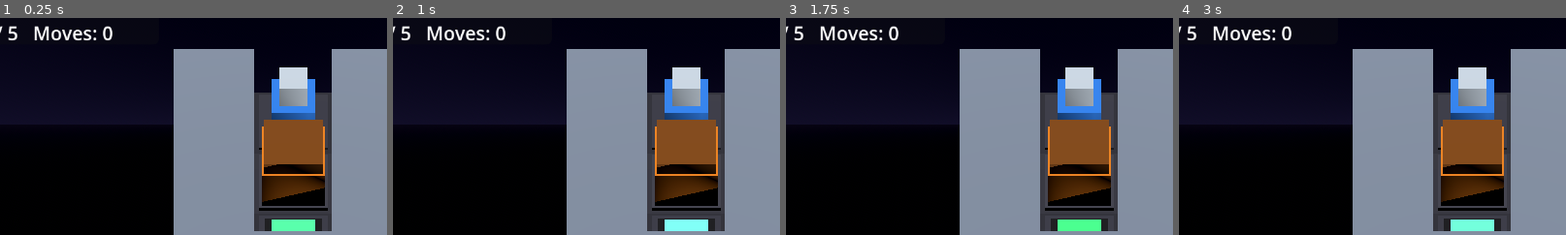
Above: before the commit, frames 1-4 (left to right).
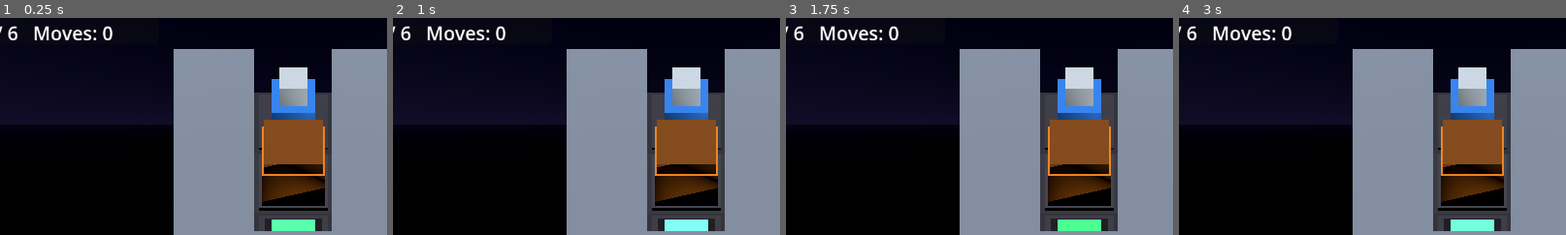
Above: after the commit, the same moments.

Repository: mk76work-design/Antigravity-Games
Game: Godot game, scene res://scenes/Main.tscn
Two runs of this game, one before a commit and one after it. Both use one fixed random seed, a clock stepped at 60 frames per second and the inputs below.
Inputs (mouse positions are % of the whole screen's width and height, from its top left):
- Up to frame 1 (0.25 s): no input
- Up to frame 2 (1 s): tap Enter at 0.5 s; move the mouse to (72, 45) at 0.52 s; hold Right (ui_right) from 0.53 s (still down); hold Shift from 0.53 s (still down); click (72, 45) at 0.67 s
- Up to frame 3 (1.75 s): release Right (ui_right) at 1.25 s; release Shift at 1.25 s; tap Space at 1.25 s; drag from (30, 55) to (45, 70) at 1.27 s
- Up to frame 4 (3 s): tap Enter at 2 s; move the mouse to (60, 28) at 2.02 s; hold Right (ui_right) 2.03-2.75 s; tap Ctrl at 2.1 s; tap Space at 2.75 s; drag from (45, 70) to (20, 35) at 2.77 s
The pictures show only the part of the screen within x 12-62%, y 4-54%; the shares and areas given below are measured in that part.

The runs differ from the first frame. In frame 1, less than 0.1% of the frame differs, in the area x 2-5%, y 3-11%; in frame 2, less than 0.1%; in frame 3, less than 0.1%; in frame 4, less than 0.1%.

Commit message:
Zero-G Cargo: 縦軸(高低差)ギミックを追加、実際の3D空間の動きを実装
座標系(Vector2i)は変更せず、各マスに「高さ(height)」属性を追加する形で
CargoBoardを拡張した。プレイヤーは隣接マスとの高さ差1以内なら昇り降り
でき、カーゴは同じ高さの床同士でしか押し出せない（段差を越えて押せ
ない）。既存5レベルは全マス高さ0のままなので挙動・検証済み手順に影響
なし。高低差を使った新レベル(Lv6)を追加し、Python製BFSソルバーにも
同じ高さ制約を反映して可解性を機械検証した。3D表示側は床タイルを実際
の高さでワールドY座標に配置し、高さの異なる床の境界に「ライザー」を
自動生成して段差を視覚的にも分かりやすくした。GUTテストを14/14に拡張
（高さルール専用テスト4件を追加）し、合成入力による全6レベルの統合
テストとXvfbスクリーンショットで段差の見た目・クリアまでを確認した。

Co-Authored-By: Claude Sonnet 5 <noreply@anthropic.com>
Claude-Session: https://claude.ai/code/session_01KNvKEFPUKfq7eSjuKoV6AZ

Diff:
--- a/ZeroGCargo/scripts/core/cargo_board.gd
+++ b/ZeroGCargo/scripts/core/cargo_board.gd
@@ -3,6 +3,8 @@
 
 ## 無重力貨物ステーションの盤面ロジック（Node非依存 / ヘッドレスGUTテスト対象）。
 ## 座標系: Vector2i(x, y) の x=列, y=行。UP は y-1（画面奥/上方向）とする。
+## 高さ（段差）を持つ床にも対応する: プレイヤーは1段差までなら昇り降りできるが、
+## カーゴは同じ高さの床同士でしか押し出せない（段差を越えて押せない）。
 
 const UP := Vector2i(0, -1)
 const DOWN := Vector2i(0, 1)
@@ -14,11 +16,13 @@
 var walls: Dictionary = {}
 var targets: Dictionary = {}
 var boxes: Dictionary = {}
+var heights: Dictionary = {}  # Vector2i -> int（未指定マスは高さ0）
 var player: Vector2i = Vector2i.ZERO
 
 
 ## レベルレイアウト（ASCII風文字列配列）からCargoBoardを構築する。
-## 記号: '#'=壁 '.'=床 '@'=プレイヤー初期位置 '$'=カーゴ '*'=目標パッド
+## 記号: '#'=壁 '.'=床(高さ0) '@'=プレイヤー初期位置 '$'=カーゴ '*'=目標パッド
+## '1'〜'9'=床（その数字の高さ）。カーゴ・目標パッド・プレイヤー初期位置は高さ0扱い。
 static func from_layout(layout: PackedStringArray) -> CargoBoard:
 	var board := CargoBoard.new()
 	board.height = layout.size()
@@ -27,7 +31,8 @@
 		board.width = max(board.width, row.length())
 		for col_index in row.length():
 			var pos := Vector2i(col_index, row_index)
-			match row[col_index]:
+			var ch: String = row[col_index]
+			match ch:
 				"#":
 					board.walls[pos] = true
 				"@":
@@ -36,6 +41,8 @@
 					board.boxes[pos] = true
 				"*":
 					board.targets[pos] = true
+			if ch.is_valid_int() and ch != "0":
+				board.heights[pos] = ch.to_int()
 	return board
 
 
@@ -49,6 +56,11 @@
 
 func is_target(pos: Vector2i) -> bool:
 	return targets.has(pos)
+
+
+## 指定マスの高さ（段差）。未指定なら0。
+func get_height(pos: Vector2i) -> int:
+	return heights.get(pos, 0)
 
 
 func get_player_position() -> Vector2i:
@@ -65,14 +77,20 @@
 
 ## direction には UP/DOWN/LEFT/RIGHT 定数を渡す。
 ## プレイヤーの移動（カーゴがあれば押し出しを試行）に成功した場合 true を返す。
-## 壁・盤面外・押し出し不能な場合は盤面を変更せず false を返す。
+## 壁・盤面外・押し出し不能・段差制約違反の場合は盤面を変更せず false を返す。
 func move(direction: Vector2i) -> bool:
 	var next_pos: Vector2i = player + direction
 	if is_wall(next_pos):
 		return false
+	# プレイヤーは1段差までなら昇り降りできる（それ以上の段差は通行不可）
+	if absi(get_height(next_pos) - get_height(player)) > 1:
+		return false
 	if is_box(next_pos):
 		var box_next_pos: Vector2i = next_pos + direction
 		if is_wall(box_next_pos) or is_box(box_next_pos):
+			return false
+		# カーゴは同じ高さの床同士でしか押し出せない（段差を越えて押せない）
+		if get_height(box_next_pos) != get_height(next_pos):
 			return false
 		boxes.erase(next_pos)
 		boxes[box_next_pos] = true
--- a/ZeroGCargo/scripts/core/level_data.gd
+++ b/ZeroGCargo/scripts/core/level_data.gd
@@ -3,7 +3,8 @@
 
 ## レベルレイアウトの定義（ASCII風の文字列配列）。
 ## 記号の意味:
-##   '#' 壁 / '.' 床 / '@' プレイヤー初期位置 / '$' カーゴ / '*' 目標パッド
+##   '#' 壁 / '.' 床(高さ0) / '@' プレイヤー初期位置 / '$' カーゴ / '*' 目標パッド
+##   '1'〜'9' 床（その数字の高さ、プレイヤーは1段差まで昇り降り可・カーゴは同じ高さでしか押せない）
 ##   カーゴが目標パッド上にある初期配置は表現しない（全レベル、カーゴは床上から開始する）
 ## 注意: Godot 4.3には行数の異なるネストした`const Array[PackedStringArray]`リテラルで
 ## メモリ破損を起こすエンジン側の不具合があるため、意図的に`const`ではなく`static var`にしている。
@@ -48,6 +49,14 @@
 		"#.***.#",
 		"#######",
 	],
+	# Lv6: 6x5, カーゴ1個（高低差ギミック。プレイヤーは高さ1の段差を渡って回り込む）
+	[
+		"######",
+		"#@.1.#",
+		"#.#.$#",
+		"#.#.*#",
+		"######",
+	],
 ]
 
 
--- a/ZeroGCargo/scripts/nodes/board_view_3d.gd
+++ b/ZeroGCargo/scripts/nodes/board_view_3d.gd
@@ -14,6 +14,8 @@
 const WALL_HEIGHT := 1.0
 const FLOOR_HEIGHT := 0.1
 const FLOOR_TOP := FLOOR_HEIGHT * 1.4  # ベース+インセットパネル分を含めた床の実際の高さ
+const HEIGHT_STEP := 0.4  # CargoBoardの高さ1段あたりのワールドY方向の距離
+const RISER_THICKNESS := 0.08
 const BOX_SIZE := 0.8
 const TARGET_SIZE := 0.55
 const TARGET_HEIGHT := 0.08
@@ -33,6 +35,7 @@
 const COLOR_BOX_ON_TARGET := Color(0.25, 0.85, 0.35)
 const COLOR_TARGET := Color(0.2, 0.75, 0.4)
 const COLOR_PLAYER := Color(0.2, 0.55, 1.0)
+const COLOR_RISER := Color(0.15, 0.15, 0.19)
 
 var _static_root: Node3D = null
 var _player_mesh: Node3D = null
@@ -59,24 +62,26 @@
 				var base_color: Color = COLOR_FLOOR_A if is_a else COLOR_FLOOR_B
 				var inset_color: Color = COLOR_FLOOR_A_INSET if is_a else COLOR_FLOOR_B_INSET
 				var floor_tile := PrimitiveShapes.make_floor(CELL_SIZE, FLOOR_HEIGHT, base_color, inset_color)
-				floor_tile.position = _grid_to_world(pos, 0.0)
+				floor_tile.position = _grid_to_world(pos, _elevation(board, pos))
 				_static_root.add_child(floor_tile)
 
+	_add_elevation_risers(board)
+
 	for target_pos in board.get_target_positions():
-		_add_target_marker(target_pos)
+		_add_target_marker(board, target_pos)
 
 	for box_pos in board.get_box_positions():
 		var color: Color = COLOR_BOX_ON_TARGET if board.is_target(box_pos) else COLOR_BOX
 		var built: Dictionary = PrimitiveShapes.make_cargo_crate(BOX_SIZE, color)
 		var root: Node3D = built["root"]
-		root.position = _grid_to_world(box_pos, FLOOR_TOP)
+		root.position = _grid_to_world(box_pos, FLOOR_TOP + _elevation(board, box_pos))
 		root.set_meta("primary_mesh", built["primary_mesh"])
 		add_child(root)
 		_box_meshes[box_pos] = root
 
 	_player_grid_pos = board.get_player_position()
 	_player_mesh = PrimitiveShapes.make_player_robot(PLAYER_SIZE, COLOR_PLAYER)
-	_player_mesh.position = _grid_to_world(_player_grid_pos, FLOOR_TOP)
+	_player_mesh.position = _grid_to_world(_player_grid_pos, FLOOR_TOP + _elevation(board, _player_grid_pos))
 	add_child(_player_mesh)
 
 
@@ -87,7 +92,7 @@
 		var delta: Vector2i = new_player_pos - _player_grid_pos
 		_player_mesh.look_at(_player_mesh.global_position + Vector3(delta.x, 0.0, delta.y), Vector3.UP)
 		_player_grid_pos = new_player_pos
-		_tween_to(_player_mesh, _grid_to_world(new_player_pos, FLOOR_TOP))
+		_tween_to(_player_mesh, _grid_to_world(new_player_pos, FLOOR_TOP + _elevation(board, new_player_pos)))
 
 	var new_box_positions: Array = board.get_box_positions()
 	var new_box_set: Dictionary = {}
@@ -107,7 +112,7 @@
 		var root: Node3D = _box_meshes[moved_from]
 		_box_meshes.erase(moved_from)
 		_box_meshes[moved_to] = root
-		_tween_box_move(root, _grid_to_world(moved_to, FLOOR_TOP))
+		_tween_box_move(root, _grid_to_world(moved_to, FLOOR_TOP + _elevation(board, moved_to)))
 		var landed_on_target: bool = board.is_target(moved_to)
 		_set_box_color(root, COLOR_BOX_ON_TARGET if landed_on_target else COLOR_BOX)
 		if landed_on_target:
@@ -155,12 +160,54 @@
 	return Vector3(pos.x * CELL_SIZE, height_y, pos.y * CELL_SIZE)
 
 
+## 指定マスの高さ（段差）をワールドY座標のオフセットに変換する。
+func _elevation(board: CargoBoard, pos: Vector2i) -> float:
+	return board.get_height(pos) * HEIGHT_STEP
+
+
+## 高さの異なる床が隣接する境界に、段差の側面を埋めるライザーを配置する。
+## 各セルはRIGHT/DOWNの2方向だけを調べることで、同じ境界を二重に処理しない。
+func _add_elevation_risers(board: CargoBoard) -> void:
+	for y in board.height:
+		for x in board.width:
+			var pos := Vector2i(x, y)
+			if board.is_wall(pos):
+				continue
+			_add_riser_if_needed(board, pos, Vector2i(1, 0))
+			_add_riser_if_needed(board, pos, Vector2i(0, 1))
+
+
+func _add_riser_if_needed(board: CargoBoard, pos: Vector2i, direction: Vector2i) -> void:
+	var neighbor: Vector2i = pos + direction
+	if neighbor.x < 0 or neighbor.x >= board.width or neighbor.y < 0 or neighbor.y >= board.height:
+		return
+	if board.is_wall(neighbor):
+		return
+	var elevation_a: float = _elevation(board, pos)
+	var elevation_b: float = _elevation(board, neighbor)
+	if is_equal_approx(elevation_a, elevation_b):
+		return
+
+	var low: float = min(elevation_a, elevation_b)
+	var high: float = max(elevation_a, elevation_b)
+	var edge_center: Vector3 = (_grid_to_world(pos, 0.0) + _grid_to_world(neighbor, 0.0)) * 0.5
+	edge_center.y = (low + high) * 0.5
+
+	var size: Vector3
+	if direction.x != 0:
+		size = Vector3(RISER_THICKNESS, high - low, CELL_SIZE)
+	else:
+		size = Vector3(CELL_SIZE, high - low, RISER_THICKNESS)
+
+	_static_root.add_child(PrimitiveShapes.make_box(size, COLOR_RISER, edge_center))
+
+
 ## 目標パッドを生成し、明るさをループで上下させるパルス発光を付与する（F-2: 判定の強調）。
-func _add_target_marker(target_pos: Vector2i) -> void:
+func _add_target_marker(board: CargoBoard, target_pos: Vector2i) -> void:
 	var built: Dictionary = PrimitiveShapes.make_target_pad(TARGET_SIZE, TARGET_HEIGHT, COLOR_TARGET)
 	var root: Node3D = built["root"]
 	var primary_mesh: MeshInstance3D = built["primary_mesh"]
-	root.position = _grid_to_world(target_pos, FLOOR_TOP)
+	root.position = _grid_to_world(target_pos, FLOOR_TOP + _elevation(board, target_pos))
 	_static_root.add_child(root)
 
 	var box_mesh: BoxMesh = primary_mesh.mesh
--- /dev/null
+++ b/ZeroGCargo/tests/unit/test_cargo_board_height.gd
@@ -0,0 +1,59 @@
+extends GutTest
+
+## CargoBoard: 高さ（段差）に関する移動・押し出し制約の検証。
+
+## プレイヤー(1,1)h0 -> 床(2,1)h1(1段差) -> 床(3,1)h2(隣とは1段差なので昇れる)
+const STEP_LAYOUT: PackedStringArray = [
+	"#####",
+	"#@12#",
+	"#####",
+]
+
+## プレイヤー(1,1)h0 -> 床(2,1)h0 -> 床(3,1)h2 が直接隣接（2段差、昇れない）
+const DIRECT_TWO_STEP_LAYOUT: PackedStringArray = [
+	"#####",
+	"#@.2#",
+	"#####",
+]
+
+## プレイヤー(1,1)h0 が (2,1)h0 のカーゴを (3,1)h1 へ押そうとするが、
+## 高さが異なるため押し出せないレイアウト。
+const HEIGHT_BLOCKED_PUSH_LAYOUT: PackedStringArray = [
+	"#####",
+	"#@$1#",
+	"#####",
+]
+
+
+func test_player_can_step_up_one_height_level() -> void:
+	var board := CargoBoard.from_layout(STEP_LAYOUT)
+	var moved := board.move(CargoBoard.RIGHT)
+
+	assert_true(moved, "1段差の昇りは成功するはず")
+	assert_eq(board.get_player_position(), Vector2i(2, 1))
+
+
+func test_player_cannot_cross_two_height_levels_at_once() -> void:
+	var board := CargoBoard.from_layout(DIRECT_TWO_STEP_LAYOUT)
+	board.move(CargoBoard.RIGHT)  # (1,1)h0 -> (2,1)h0
+	var moved := board.move(CargoBoard.RIGHT)  # (2,1)h0 -> (3,1)h2 は2段差で失敗するはず
+
+	assert_false(moved, "2段差以上の移動は失敗するはず")
+	assert_eq(board.get_player_position(), Vector2i(2, 1), "位置は変化しない")
+
+
+func test_get_height_reads_digit_from_layout() -> void:
+	var board := CargoBoard.from_layout(STEP_LAYOUT)
+
+	assert_eq(board.get_height(Vector2i(1, 1)), 0)
+	assert_eq(board.get_height(Vector2i(2, 1)), 1)
+	assert_eq(board.get_height(Vector2i(3, 1)), 2)
+
+
+func test_push_fails_when_destination_height_differs() -> void:
+	var board := CargoBoard.from_layout(HEIGHT_BLOCKED_PUSH_LAYOUT)
+	var moved := board.move(CargoBoard.RIGHT)
+
+	assert_false(moved, "カーゴの押し出し先の高さが異なる場合は押し出せないはず")
+	assert_eq(board.get_player_position(), Vector2i(1, 1), "位置は変化しない")
+	assert_true(board.is_box(Vector2i(2, 1)), "カーゴは元の位置のまま")
--- a/ZeroGCargo/tests/unit/test_cargo_board_win_condition.gd
+++ b/ZeroGCargo/tests/unit/test_cargo_board_win_condition.gd
@@ -1,6 +1,6 @@
 extends GutTest
 
-## CargoBoard: クリア判定、および全5レベルの解手順による可解性検証。
+## CargoBoard: クリア判定、および全6レベルの解手順による可解性検証。
 ## 各レベルの手順は Python製BFSソルバーで事前に機械検証済みの最短解を用いる。
 
 ## プレイヤー(1,1) -> カーゴ(1,2) -> 目標(1,3) が縦一列に並ぶレイアウト。
@@ -29,6 +29,7 @@
 	["RIGHT", "DOWN", "UP", "RIGHT", "RIGHT", "DOWN"],
 	["RIGHT", "DOWN", "UP", "RIGHT", "RIGHT", "DOWN", "LEFT", "DOWN", "DOWN"],
 	["RIGHT", "DOWN", "UP", "RIGHT", "DOWN", "UP", "RIGHT", "DOWN"],
+	["RIGHT", "RIGHT", "RIGHT", "DOWN"],
 ]
 
 
Not shown, changed: GAME_REGISTRY.md
Not shown, changed: ZeroGCargo/docs/LESSONS_LEARNED.md
Not shown, changed: ZeroGCargo/docs/PROJECT_STRUCTURE.md
Not shown, changed: ZeroGCargo/docs/REPO_MAP.md
